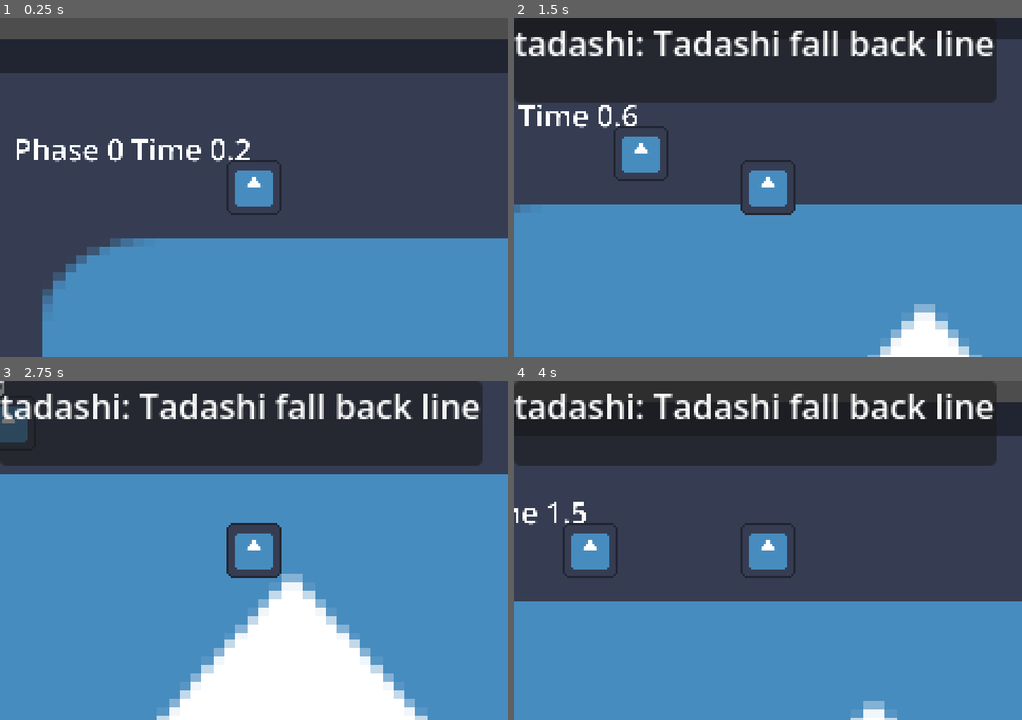
Above: before the commit, frames 1-4 (two rows, left to right).
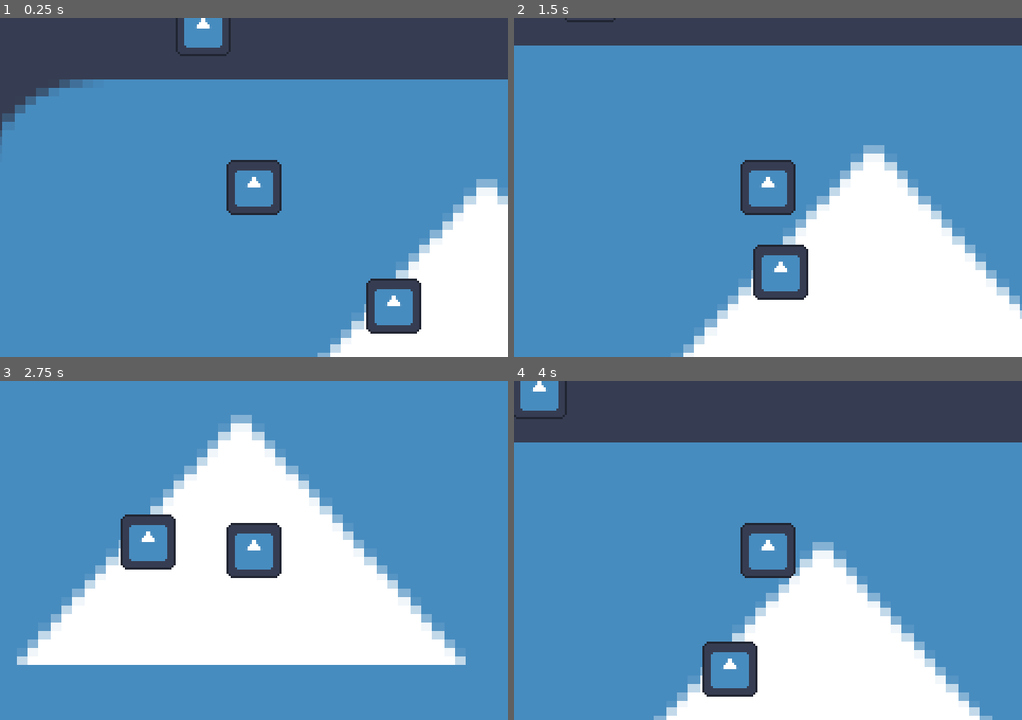
Above: after the commit, the same moments.

Repository: chickengamer555/7-days-of-rain-B1T-jam
Game: Godot game, scene res://test/test.tscn
The game is run twice, just before and just after one commit, with the same random seed, the same clock (stepped at 60 frames per second) and the same inputs. The engine's default icon, where the game draws it, is replaced by a stand-in: a white triangle on a blue panel in a dark square.
Inputs:
- Up to frame 1 (0.25 s): no input
- Up to frame 2 (1.5 s): hold Right (right) 0.53-1.28 s; hold E (Interact) 0.53-1.28 s; hold S (down) from 1.28 s (still down); tap F (Fast_foward) at 1.35 s
- Up to frame 3 (2.75 s): tap E (Interact) at 1.55 s; release S (down) at 2.03 s; hold Right (right) from 2.03 s (still down); hold E (Interact) from 2.03 s (still down)
- Up to frame 4 (4 s): release Right (right) at 2.78 s; release E (Interact) at 2.78 s; hold W (up) 2.78-3.53 s; tap Q (Ledger) at 2.85 s; tap E (Interact) at 3.05 s; hold A (left) from 3.53 s (still down); hold E (Interact) from 3.53 s (still down)

The runs differ from the first frame. In frame 1, 68% of the frame differs, in the area x 0-100%, y 0-100%; in frame 2, 72%; in frame 3, 60%; in frame 4, 76%.

Commit message:
Interactbles

Diff:
--- /dev/null
+++ b/Ineractbles/Interactable.tscn
@@ -0,0 +1,18 @@
+[gd_scene format=3 uid="uid://bbryqrg1mapm6"]
+
+[ext_resource type="Texture2D" uid="uid://8ia57vbc23j3" path="res://icon.svg" id="1_e2g8u"]
+[ext_resource type="Script" uid="uid://clrjtk06ipyjf" path="res://Ineractbles/interactable.gd" id="1_h5ro5"]
+
+[sub_resource type="RectangleShape2D" id="RectangleShape2D_7xx7b"]
+size = Vector2(128, 128)
+
+[node name="Interactable" type="Area2D" unique_id=62630446]
+collision_layer = 2
+collision_mask = 2
+script = ExtResource("1_h5ro5")
+
+[node name="Sprite2D" type="Sprite2D" parent="." unique_id=657532361]
+texture = ExtResource("1_e2g8u")
+
+[node name="CollisionShape2D" type="CollisionShape2D" parent="." unique_id=218869613]
+shape = SubResource("RectangleShape2D_7xx7b")
--- /dev/null
+++ b/Ineractbles/interactable.gd
@@ -0,0 +1,6 @@
+extends Area2D
+
+@export var data: InteractbleData
+
+func interact():
+	print(data.id)
--- a/Player/Player.gd
+++ b/Player/Player.gd
@@ -9,3 +9,19 @@
 func _physics_process(delta):
 	get_input()
 	move_and_slide()
+
+func _unhandled_input(event):
+	if not event.is_action_pressed("Interact"):
+		return
+	var closest = null
+	var closest_distance = INF
+	for area in $Sensor.get_overlapping_areas():
+		if not area.has_method("interact"):
+			continue
+		var distance = global_position.distance_squared_to(area.global_position)
+		if distance < closest_distance:
+			closest = area
+			closest_distance = distance
+	if closest != null:
+		closest.interact()
+		get_viewport().set_input_as_handled()
--- a/Player/player.tscn
+++ b/Player/player.tscn
@@ -5,6 +5,8 @@
 
 [sub_resource type="RectangleShape2D" id="RectangleShape2D_7xx7b"]
 size = Vector2(126, 127)
+
+[sub_resource type="CircleShape2D" id="CircleShape2D_7xx7b"]
 
 [node name="Player" type="CharacterBody2D" unique_id=1016449922 groups=["Player"]]
 motion_mode = 1
@@ -20,3 +22,11 @@
 
 [node name="Camera2D" type="Camera2D" parent="." unique_id=1616005194]
 zoom = Vector2(0.2, 0.2)
+
+[node name="Sensor" type="Area2D" parent="." unique_id=1126030353]
+collision_layer = 0
+collision_mask = 2
+
+[node name="CollisionShape2D2" type="CollisionShape2D" parent="Sensor" unique_id=1186980012]
+scale = Vector2(14, 14)
+shape = SubResource("CircleShape2D_7xx7b")
--- a/data/Npcs/NPC.tscn
+++ b/data/Npcs/NPC.tscn
@@ -6,6 +6,8 @@
 size = Vector2(127, 127)
 
 [node name="Npc" type="Area2D" unique_id=1277688834]
+collision_layer = 2
+collision_mask = 2
 script = ExtResource("1_7y2t7")
 
 [node name="Sprite2D" type="Sprite2D" parent="." unique_id=1174544576]
--- a/data/Npcs/npc.gd
+++ b/data/Npcs/npc.gd
@@ -14,3 +14,6 @@
 # Called every frame. 'delta' is the elapsed time since the previous frame.
 func _process(delta: float) -> void:
 	pass
+
+func interact(): #Lets us test npcs
+	print(data.id)
--- /dev/null
+++ b/data/classes/INTERACTABLE_DATA.gd
@@ -0,0 +1,5 @@
+class_name InteractbleData
+extends Resource
+
+@export var id: String = ""
+@export var rules: Array[ConversationRule] = []
--- a/project.godot
+++ b/project.godot
@@ -72,6 +72,11 @@
 ]
 }
 
+[layer_names]
+
+2d_render/layer_1="Player body Tile maps and Walls"
+2d_render/layer_2="Player sensor + NPC and Interactble areas"
+
 [physics]
 
 3d/physics_engine="Jolt Physics"
--- a/test/placeholder.gd
+++ b/test/placeholder.gd
@@ -5,7 +5,6 @@
 
 func _ready():
 		Clock.phase_changed.connect(refresh_npcs) #update npcs each phase
-		$Player.position = $Spots.get_node("spot 1").position
 		refresh_npcs()
 
 func refresh_npcs(): # Removes every npc then puts each one at the spot the shcedule says they should be in
--- a/test/talk_test.gd
+++ b/test/talk_test.gd
@@ -13,13 +13,13 @@
 		add_child(walker)
 		box.hide()
 
-func _unhandled_input(event):
-		if not event.is_action_pressed("Interact"):
-				return
-		if not talking:
-				start_talking()
-		elif walker.available_choices().is_empty():
-				stop_talking() # Nothing left so close
+#func _unhandled_input(event):
+		#if not event.is_action_pressed("Interact"):
+				#return
+		#if not talking:
+				#start_talking()
+		#elif walker.available_choices().is_empty():
+				#stop_talking() # Nothing left so close
 
 func start_talking():
 		var tree = pick_tree()
--- a/test/test.tscn
+++ b/test/test.tscn
@@ -5,11 +5,19 @@
 [ext_resource type="PackedScene" uid="uid://di4xy37qbc6wq" path="res://Player/player.tscn" id="2_kgdm3"]
 [ext_resource type="Script" uid="uid://bpmospghawpiw" path="res://test/clock_test.gd" id="3_aeque"]
 [ext_resource type="Script" uid="uid://c3x5k0vs6q56c" path="res://data/classes/NPC_DATA.gd" id="3_f6u32"]
-[ext_resource type="Script" uid="uid://cc26361lqegxd" path="res://test/rule_test.gd" id="4_f6u32"]
 [ext_resource type="Resource" uid="uid://bsle7vqddyrc8" path="res://data/Npcs/tadashi.tres" id="5_5jhup"]
 [ext_resource type="Script" uid="uid://bf4cxcshmclos" path="res://test/talk_test.gd" id="6_v2t6q"]
+[ext_resource type="PackedScene" uid="uid://bbryqrg1mapm6" path="res://Ineractbles/Interactable.tscn" id="9_v2t6q"]
+[ext_resource type="Script" uid="uid://dn6pv6t3qvn8d" path="res://data/classes/CONVERSATIOM_RULE.gd" id="10_vvaop"]
+[ext_resource type="Script" uid="uid://dnqtpl4ogoqlq" path="res://data/classes/INTERACTABLE_DATA.gd" id="11_ibfm0"]
+
+[sub_resource type="Resource" id="Resource_h5ro5"]
+script = ExtResource("11_ibfm0")
+id = "has_cost_book"
+metadata/_custom_type_script = "uid://dnqtpl4ogoqlq"
 
 [node name="test" type="Node2D" unique_id=1734866862]
+position = Vector2(28, -105)
 script = ExtResource("2_aeque")
 npcs = Array[ExtResource("3_f6u32")]([ExtResource("5_5jhup")])
 
@@ -19,7 +27,7 @@
 texture = ExtResource("1_s3n3v")
 
 [node name="Player" parent="." unique_id=1859766813 instance=ExtResource("2_kgdm3")]
-position = Vector2(-1026, -725)
+position = Vector2(-549, -531)
 
 [node name="Label" type="Label" parent="." unique_id=634537517]
 offset_left = -1443.0
@@ -29,10 +37,6 @@
 theme_override_font_sizes/font_size = 70
 text = "test"
 script = ExtResource("3_aeque")
-
-[node name="Node" type="Node" parent="." unique_id=389967113]
-script = ExtResource("4_f6u32")
-npc = ExtResource("5_5jhup")
 
 [node name="TalkTest" type="CanvasLayer" parent="." unique_id=1236414903]
 script = ExtResource("6_v2t6q")
@@ -62,3 +66,7 @@
 position = Vector2(-1307, -525)
 
 [node name="NPCs" type="Node2D" parent="." unique_id=1684505752]
+
+[node name="Interactable" parent="." unique_id=62630446 instance=ExtResource("9_v2t6q")]
+position = Vector2(-222, -249)
+data = SubResource("Resource_h5ro5")
Not shown, added: Ineractbles/interactable.gd.uid
Not shown, added: data/classes/INTERACTABLE_DATA.gd.uid
